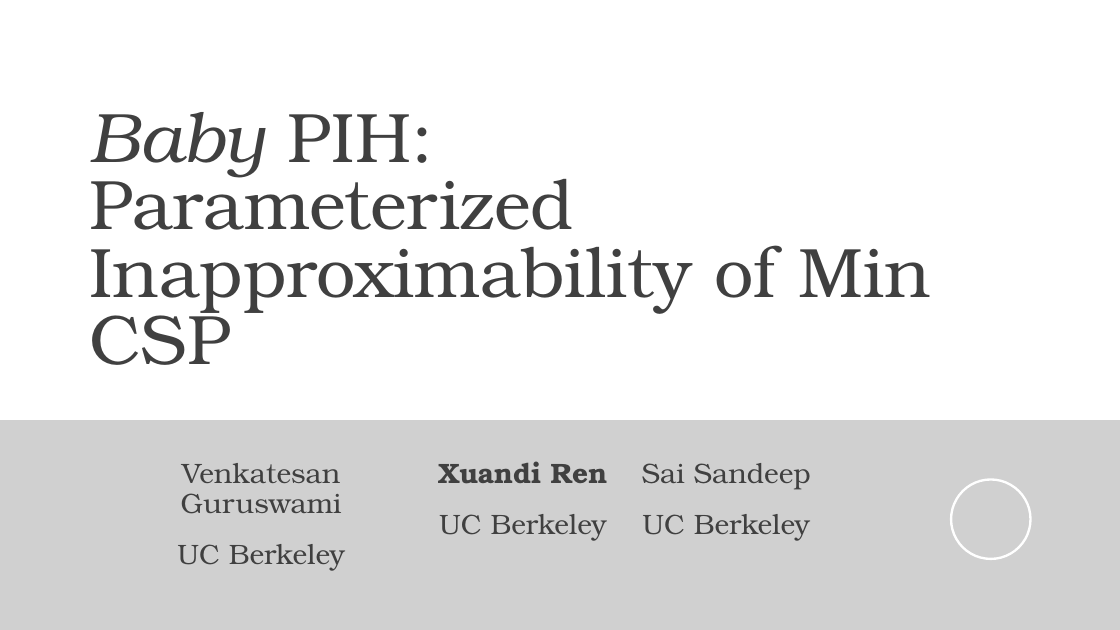
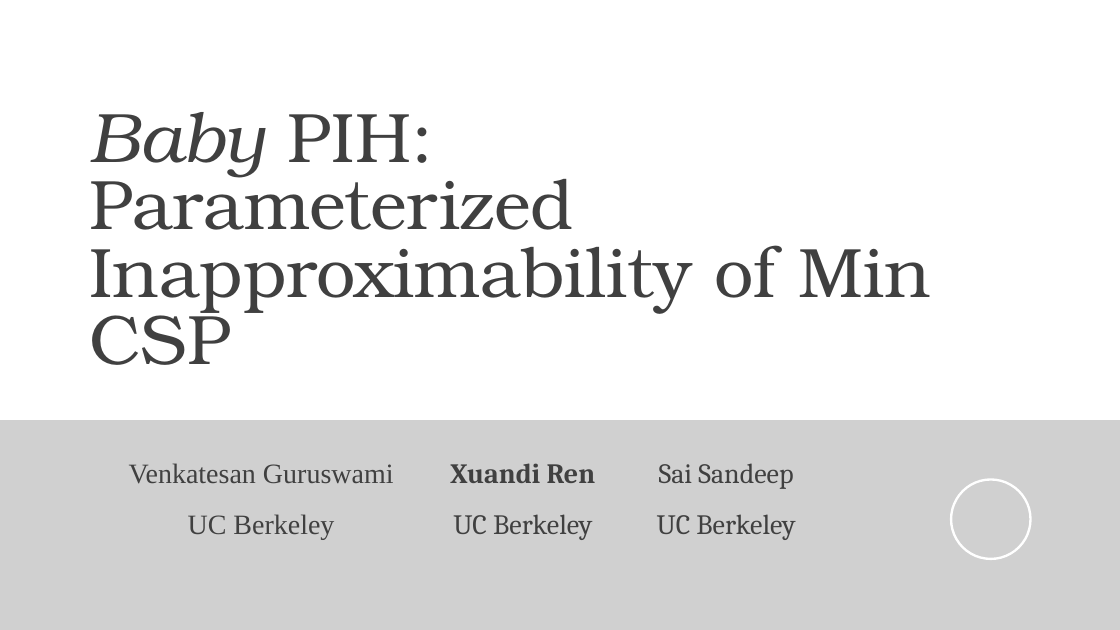
Before and after one commit to rxdoi/rxdoi.github.io, a slide deck: slide 1 of publication/babypih/slides.pptx. Drawn at 1120x630 pixels with LibreOffice and Linux fonts; fonts in the diff are those of the drawing; grey boxes stand for pictures; background and template pictures are left out. Boxes give left, top, right and bottom in pixels: in the first picture for what was removed or moved away, otherwise in the second. Text is boxed around its words. In the diff, an @@ line names an element or a change of style, - is before the commit and + after.

```diff
--- a/publication/babypih/slides.pptx
+++ b/publication/babypih/slides.pptx
@@ subtitle "Venkatesan Guruswami" at <box>129,463,394,540</box>: font TeX Gyre Bonum to Times New Roman @@
@@ text "Xuandi Ren" at <box>450,463,596,540</box>: font TeX Gyre Bonum to Cambria @@
@@ text "Sai Sandeep" at <box>657,463,795,540</box>: font TeX Gyre Bonum to Cambria @@
```
Also in this commit, not shown: 52 other slides changed, 1 slide added, 3 slides removed, 18 other files.
